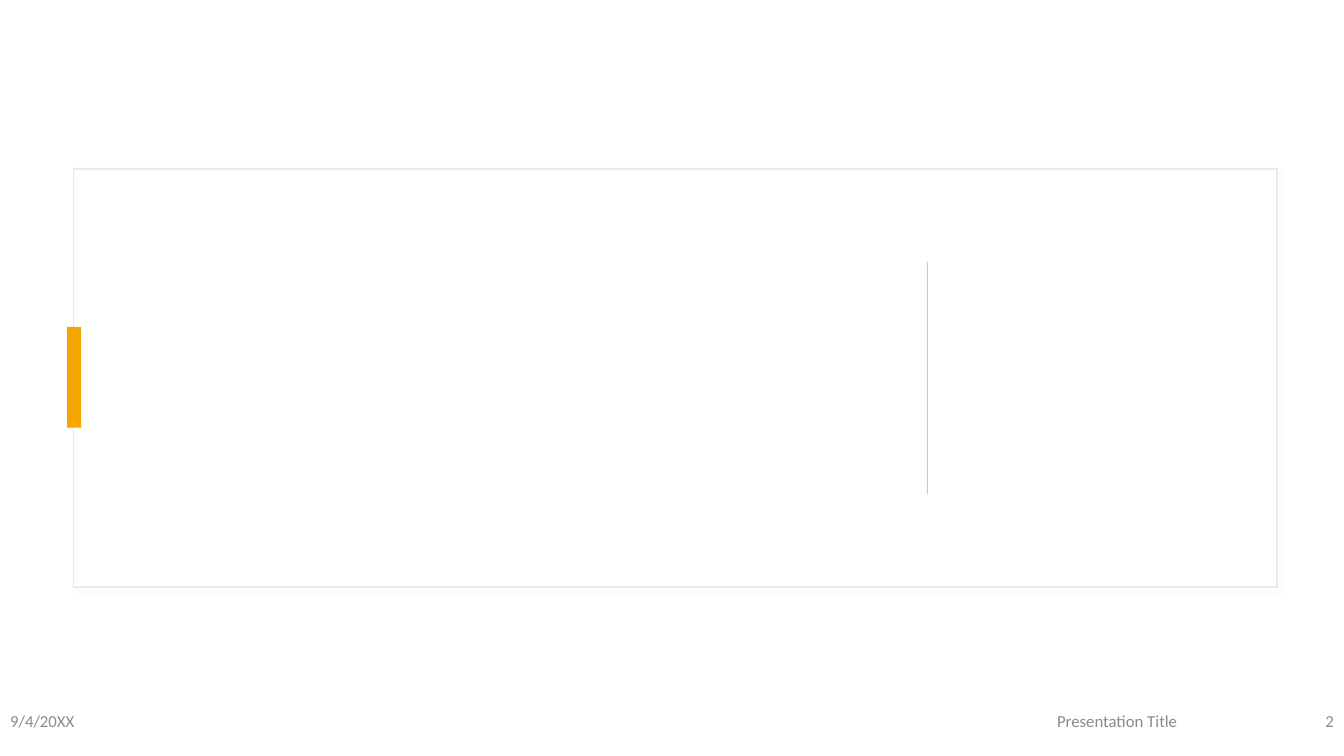
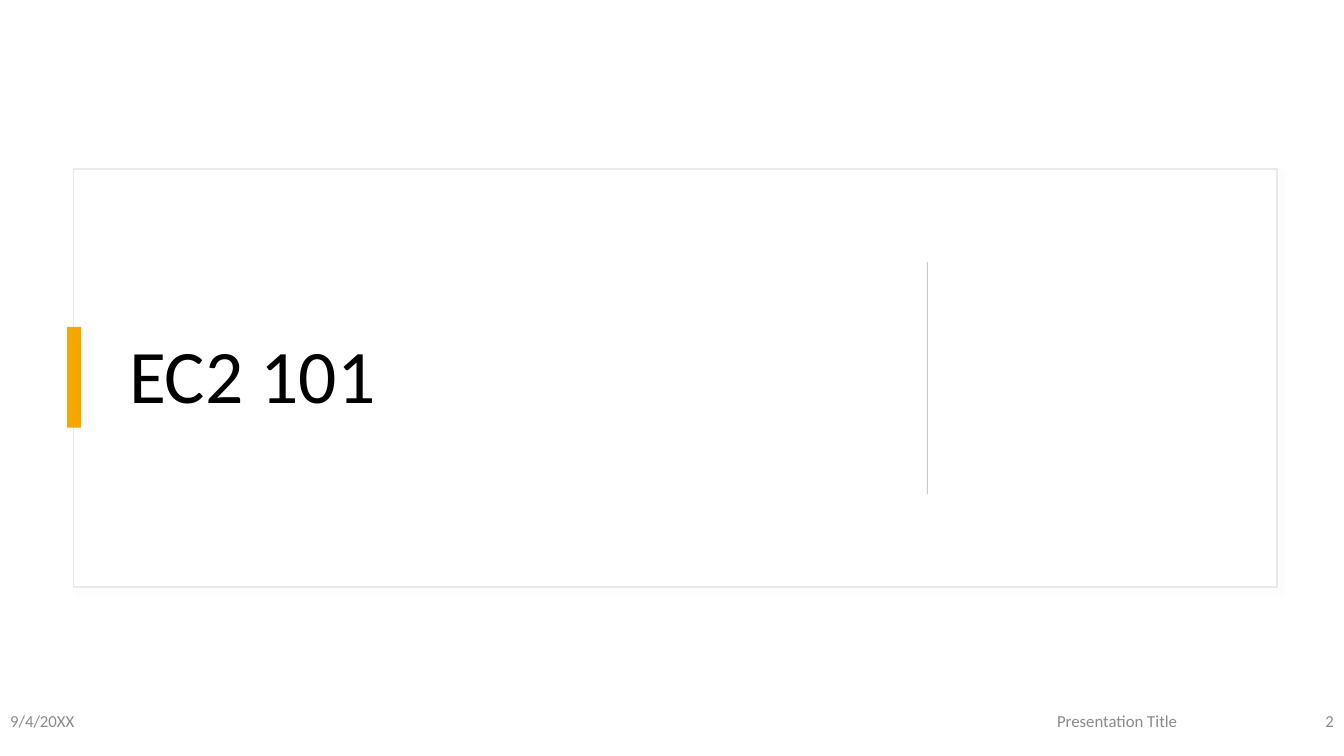
Before and after one commit to uzuhinta/aws_learning-resource, a slide deck: slide 2 of doc/EC2.pptx. Drawn at 1344x756 pixels with LibreOffice and Linux fonts; fonts in the diff are those of the drawing. Boxes give left, top, right and bottom in pixels: in the first picture for what was removed or moved away, otherwise in the second. Text is boxed around its words. In the diff, an @@ line names an element or a change of style, - is before the commit and + after.

```diff
--- a/doc/EC2.pptx
+++ b/doc/EC2.pptx
@@ title added at <box>129,354,376,404</box>, 54 pt, text #000000 @@
+EC2 101
```
Also in this commit, not shown: 5 other slides changed, 16 slides added, 3 slides removed, 5 other files.
